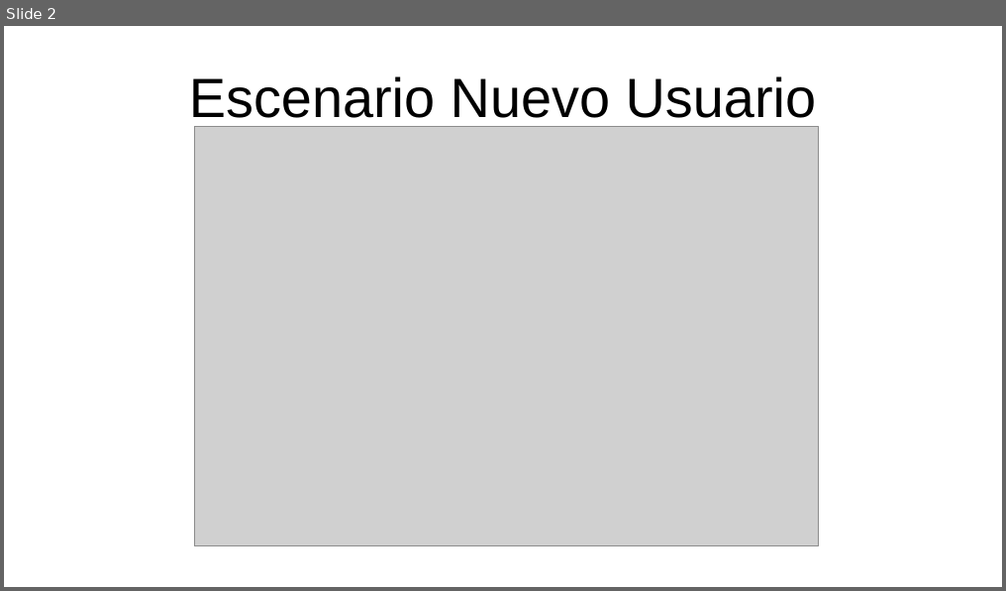
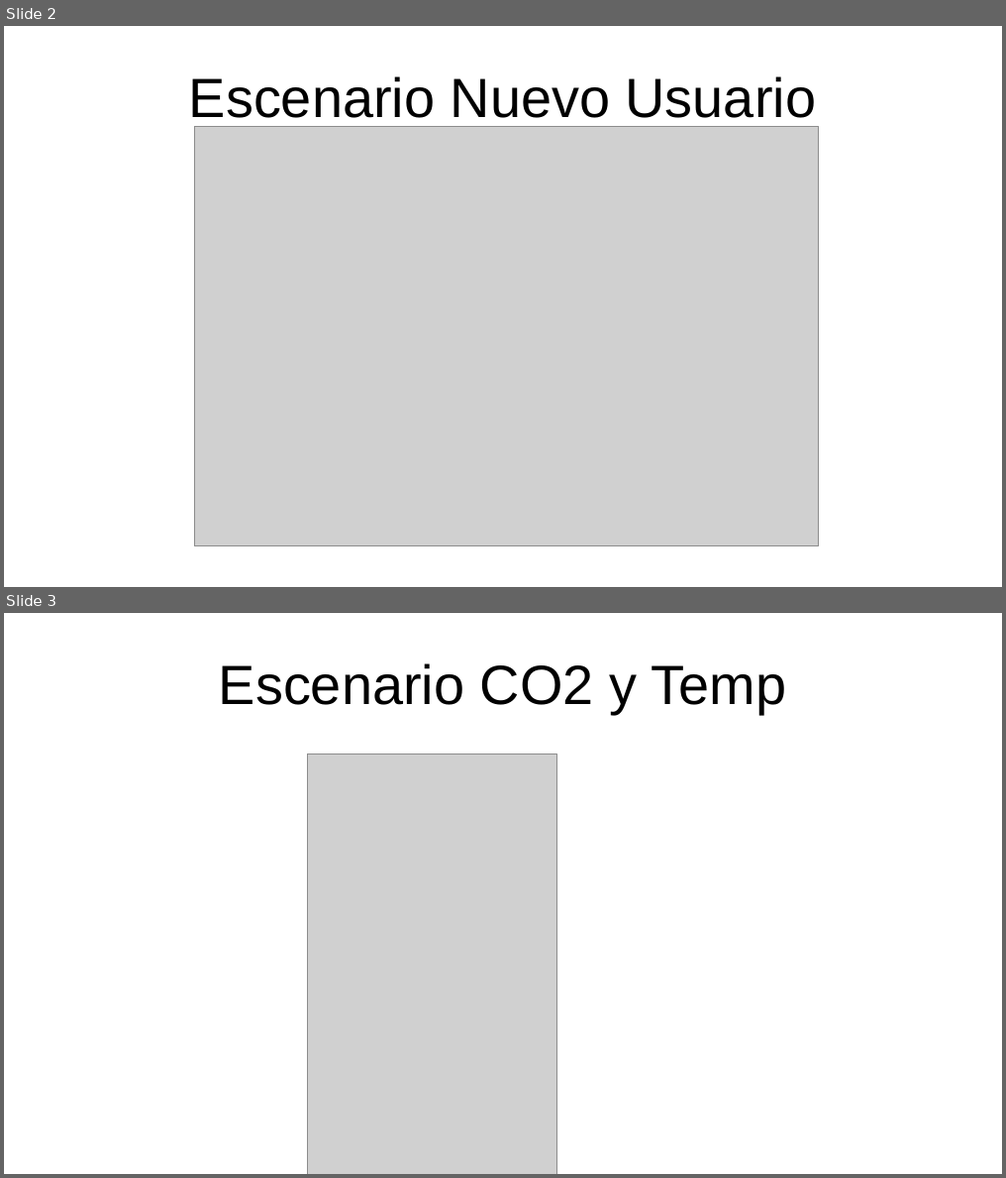
Before and after one commit to rubenhig/SBCProject, a slide deck: Docu.odp. Shown one above the other, each under a label of ours: slide 2 before the commit, slides 2 and 3 after it. The pictures are 1006x591 and 1006x1178 pixels, drawn with LibreOffice and Linux fonts; fonts in the diff are those of the drawing; grey boxes stand for pictures. Boxes give left, top, right and bottom in pixels: in the first picture for what was removed or moved away, otherwise in the second. Text is boxed around its words. In the diff, an @@ line names an element or a change of style, - is before the commit and + after.

Commit message:
Addición nuevo escenario

```diff
--- a/Docu.odp
+++ b/Docu.odp
@@ slide 3 added at [4, 613, 1002, 1174], background #FFFFFF @@
@@ text added at [219, 663, 786, 714], 44 pt, text #000000 @@
+Escenario CO2 y Temp
@@ picture added at [307, 755, 557, 1174] @@
```
Also in this commit, not shown: 1 slide changed.
